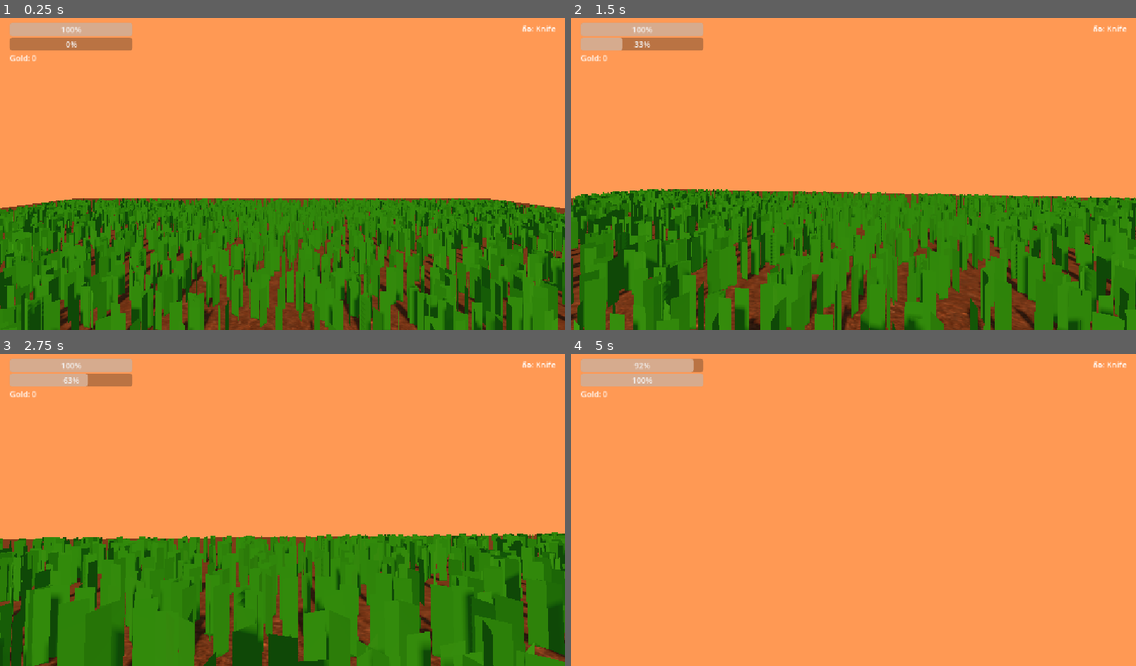
Above: before the commit, frames 1-4 (two rows, left to right).
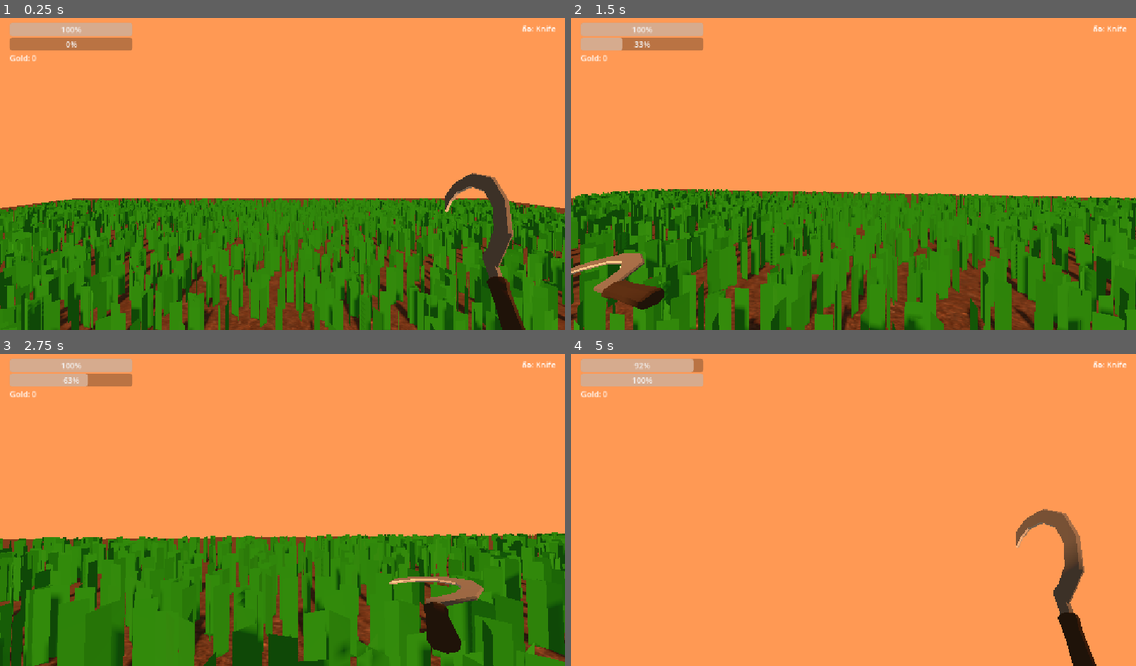
Above: after the commit, the same moments.

Repository: lnwextra2/lawn-mower-simulator
Game: Godot game, scene res://world/test_level.tscn
Same seed, same stepped clock (60 frames per second), same inputs: the game is played once before the commit and once after it.
Inputs (mouse positions are in pixels of both pictures, inside the frame that each line leads up to):
- Up to frame 1 (0.25 s): no input
- Up to frame 2 (1.5 s): move the mouse to (881, 170) at 0.52 s; hold W (move_forward) from 0.53 s (still down); click (881, 170) at 0.6 s; tap Space (jump) at 0.77 s; move the mouse to (825, 174) at 1.27 s; click (825, 174) at 1.35 s
- Up to frame 3 (2.75 s): keep holding W (move_forward); tap Space (jump) at 1.52 s; move the mouse to (293, 500) at 2.02 s; tap Q (drop) at 2.1 s; click (293, 500) at 2.3 s
- Up to frame 4 (5 s): keep holding W (move_forward); move the mouse to (847, 513) at 2.77 s; tap E (interact) at 2.85 s; tap Space (jump) at 3.02, 3.77, 4.52 s; click (847, 513) at 3.05 s; move the mouse to (893, 510) at 3.52 s; hold Shift (sprint) 3.53-4.28 s; click (893, 510) at 3.8 s; move the mouse to (808, 503) at 4.27 s; click (808, 503) at 4.35 s

The runs differ from the first frame. In frame 1, 2.0% of the frame differs, in the area x 78-93%, y 49-100%; in frame 2, 1.3%; in frame 3, 1.4%; in frame 4, 2.0%.

Commit message:
Add first-person view model + sickle swing animation
The held tool now shows in first person and animates a swing on attack.

- assets/models/: scythe.glb + sickle.glb, both CC0 low-poly from Poly
  Pizza (Quaternius scythe, Pichuliru sickle). The sickle stands in as
  the default tool's view model.
- player.tscn: a view-model rig under Camera3D, split by responsibility
  so tuning one axis doesn't disturb another:
    ViewModel  - slides (position only, never rotated -> its axes stay
                 the camera's, so "slide left" is always screen-left no
                 matter how the model is posed)
    SwingPivot - rotates (the swing yaw/roll; rest rotation 0 so its
                 axes are camera-aligned and predictable)
    sickle     - the model, rotated here to pose it in-hand
- player.gd: sin-driven swing ported from the HTML prototype. start_swing()
  edge-triggers on attack; _update_swing() (run from _process) ramps
  swing_timer 0..PI and drives position + rotation off sin(). The sweep
  reads as a sweep because the view model TRANSLATES across the view, not
  just rotates. Z pulls the blade in toward the player late in the swing
  (sf*progress, peaks late, 0 at the ends so no reset pop).

Lesson banked along the way: any swing offset that isn't 0 at sf=0
(a constant term) pops at the seam between held and swinging.

Co-Authored-By: Claude Opus 4.8 <noreply@anthropic.com>

Diff:
--- a/player/player.gd
+++ b/player/player.gd
@@ -19,6 +19,12 @@
 
 @onready var camera: Camera3D = $Camera3D
 @onready var interact_ray: RayCast3D = $Camera3D/RayCast3D
+@onready var view_model: Node3D = $Camera3D/ViewModel          # slides (position), never rotated
+@onready var swing_pivot: Node3D = $Camera3D/ViewModel/SwingPivot  # rotates (swing), axes stay camera-aligned
+const SWING_SPEED: float = 7.0   # matches the prototype's CONFIG.tools.scythe.swingSpeed
+var is_swinging: bool = false
+var swing_timer: float = 0.0
+var vm_rest_pos: Vector3
 var current_target: Node3D = null
 @onready var grass_field: GrassField = get_tree().get_first_node_in_group("grass_field")
 @onready var drop_off: Node3D = get_tree().get_first_node_in_group("drop_off")
@@ -28,6 +34,8 @@
 	Input.mouse_mode = Input.MOUSE_MODE_CAPTURED
 	held_tool = knife
 	held_tool_changed.emit(held_tool)
+	# Capture the idle slide position; the swing animates an offset from it.
+	vm_rest_pos = view_model.position
 
 func _unhandled_input(event: InputEvent) -> void:
 	if event is InputEventMouseMotion:
@@ -67,6 +75,7 @@
 		var cut_count := grass_field.cut_near(global_position, held_tool.cut_radius)
 		carried_grass = min(carried_grass + cut_count, GameConfig.PLAYER_CARRY_CAPACITY)
 		carried_grass_changed.emit(carried_grass, GameConfig.PLAYER_CARRY_CAPACITY)
+		start_swing()
 
 	if Input.is_action_just_pressed("interact"):
 		# E is context-sensitive: pick up a looked-at tool if hands are free
@@ -109,6 +118,41 @@
 	held_tool = knife
 	held_tool_changed.emit(held_tool)
 
+func _process(delta: float) -> void:
+	_update_swing(delta)
+
+func start_swing() -> void:
+	# Edge-trigger guard: ignore new clicks mid-swing so they don't chain,
+	# matching the prototype's consumeAttack() one-shot.
+	if is_swinging:
+		return
+	is_swinging = true
+	swing_timer = 0.0
+
+func _update_swing(delta: float) -> void:
+	# Port of the prototype's sin-driven scythe swing. One sin() ramps 0->1->0
+	# over swing_timer 0..PI and drives BOTH position and rotation off the same
+	# value, so slide-across and yaw stay in sync and the return is built in -
+	# no separate out/back tweens to seam or fight over the property.
+	if not is_swinging:
+		return
+	swing_timer += delta * SWING_SPEED
+	var sf := sin(swing_timer)
+	var progress := swing_timer / PI   # 0 -> 1 across the swing (monotonic)
+	# SLIDE on view_model (camera space, un-rotated) -> always screen-aligned no
+	# matter how the sickle model is oriented. -X = screen-left, small -Y dip.
+	# Z: +Z is toward the camera (player). Using sf*progress makes the pull-in
+	# peak LATE in the swing but still return to 0 at the end, so no reset pop.
+	var pull_in := 0.7 * sf * progress
+	view_model.position = vm_rest_pos + Vector3(-1.0 * sf, -0.07 * sf + 0.25, pull_in)
+	# SWING on swing_pivot (rest rotation 0) -> its axes stay camera-aligned, so
+	# Y is a clean horizontal yaw sweep independent of the sickle's own pose.
+	swing_pivot.rotation_degrees = Vector3(0, rad_to_deg(2.5) * sf, -70)
+	if swing_timer >= PI:
+		is_swinging = false
+		view_model.position = vm_rest_pos
+		swing_pivot.rotation_degrees = Vector3.ZERO
+
 func _update_look_target() -> void:
 	var target: Node3D = null
 	if interact_ray.is_colliding():
--- a/player/player.tscn
+++ b/player/player.tscn
@@ -2,6 +2,7 @@
 
 [ext_resource type="Script" uid="uid://w7g8a1a33v7t" path="res://player/player.gd" id="1_oul6g"]
 [ext_resource type="Resource" uid="uid://gb1dfwxfmpkr" path="res://tools/knife.tres" id="2_rkbax"]
+[ext_resource type="PackedScene" uid="uid://coq8sx1jey620" path="res://assets/models/sickle.glb" id="3_g1dw6"]
 
 [sub_resource type="CapsuleShape3D" id="CapsuleShape3D_5iqjx"]
 
@@ -21,6 +22,14 @@
 [node name="RayCast3D" type="RayCast3D" parent="Camera3D" unique_id=2065478891]
 target_position = Vector3(0, 0, -3)
 
+[node name="ViewModel" type="Node3D" parent="Camera3D" unique_id=1957162506]
+transform = Transform3D(1, 0, 0, 0, 1, 0, 0, 0, 1, 0.3, -0.3, -0.5)
+
+[node name="SwingPivot" type="Node3D" parent="Camera3D/ViewModel" unique_id=935283409]
+
+[node name="sickle" parent="Camera3D/ViewModel/SwingPivot" unique_id=598634671 instance=ExtResource("3_g1dw6")]
+transform = Transform3D(-0.9396926, 0.34202006, -6.181724e-08, 0.24184474, 0.664463, -0.70710677, -0.24184465, -0.66446304, -0.70710677, 0.2, 0.1, 0)
+
 [node name="MeshInstance3D" type="MeshInstance3D" parent="." unique_id=1401295645]
 transform = Transform3D(1, 0, 0, 0, 1, 0, 0, 0, 1, 0, 1, 0)
 cast_shadow = 3
Binary file added: assets/models/scythe.glb
Not shown, added: assets/models/scythe.glb.import
Binary file added: assets/models/sickle.glb
Not shown, added: assets/models/sickle.glb.import
